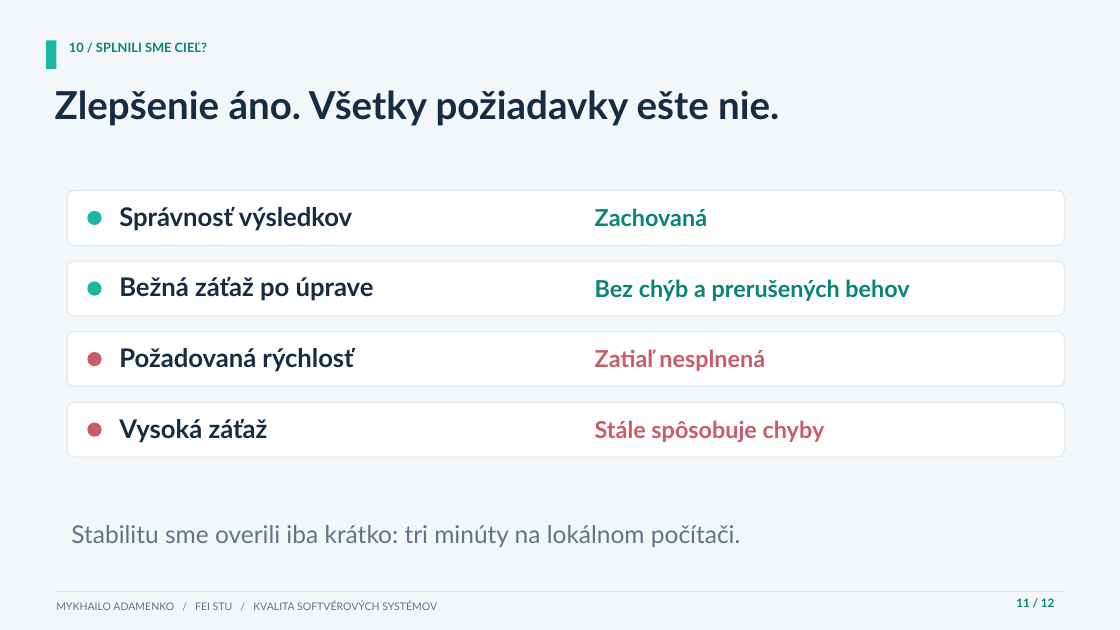
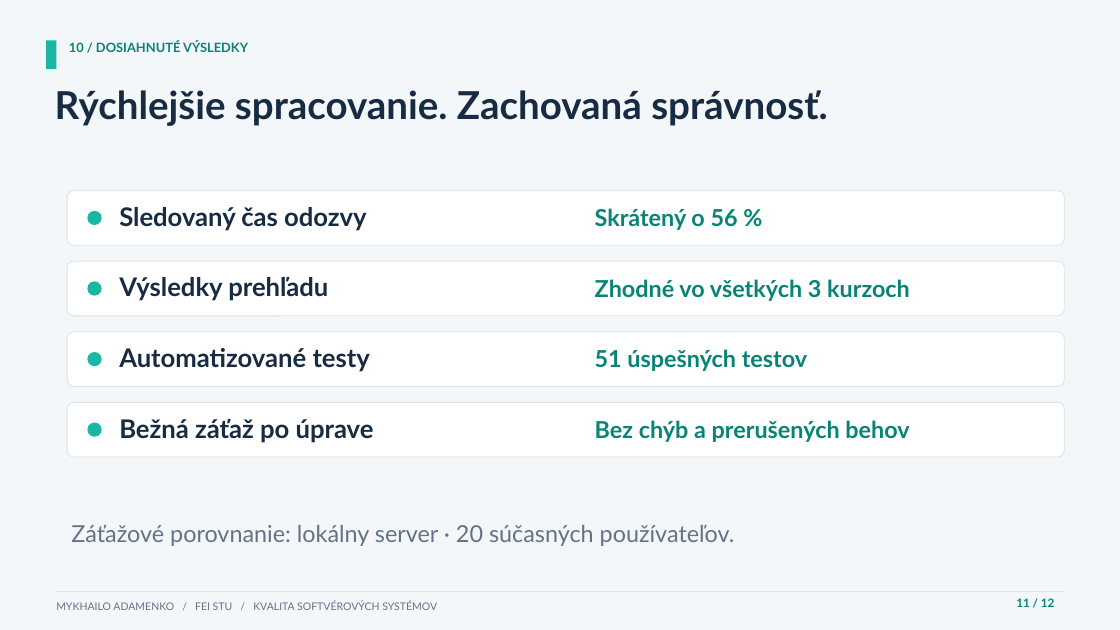
Before and after one commit to miihha1/Web-application-for-e-learning, a slide deck: slide 11 of performance-testing/documentation/KS_Tema14_Prezentacia_Mykhailo_Adamenko.pptx. Drawn at 1120x630 pixels with LibreOffice and Linux fonts; fonts in the diff are those of the drawing. Boxes give left, top, right and bottom in pixels: in the first picture for what was removed or moved away, otherwise in the second. Text is boxed around its words. In the diff, an @@ line names an element or a change of style, - is before the commit and + after.

```diff
--- a/performance-testing/documentation/KS_Tema14_Prezentacia_Mykhailo_Adamenko.pptx
+++ b/performance-testing/documentation/KS_Tema14_Prezentacia_Mykhailo_Adamenko.pptx
@@ text at [69,41,248,52]: text changed @@
-10 / SPLNILI SME CIEĽ?
+10 / DOSIAHNUTÉ VÝSLEDKY
@@ text at [55,90,827,126]: text changed @@
-Zlepšenie áno. Všetky požiadavky ešte nie.
+Rýchlejšie spracovanie. Zachovaná správnosť.
@@ text at [119,207,367,231]: text changed @@
-Správnosť výsledkov
+Sledovaný čas odozvy
@@ text at [595,208,738,230]: text changed @@
-Zachovaná
+Skrátený o 56 %
@@ text at [119,277,328,301]: text changed @@
-Bežná záťaž po úprave
+Výsledky prehľadu
@@ text at [595,279,910,301]: text changed @@
-Bez chýb a prerušených behov
+Zhodné vo všetkých 3 kurzoch
@@ ellipse at [87,352,102,366]: fill #CA5C69 to #19B7A4 @@
@@ text at [119,348,370,372]: text changed @@
-Požadovaná rýchlosť
+Automatizované testy
@@ text at [595,349,807,371]: text changed; text colour #CA5C69 to #078476 @@
-Zatiaľ nesplnená
+51 úspešných testov
@@ text at [119,419,374,443]: text changed @@
-Vysoká záťaž
+Bežná záťaž po úprave
@@ ellipse at [87,423,102,437]: fill #CA5C69 to #19B7A4 @@
@@ text at [595,420,909,442]: text changed; text colour #CA5C69 to #078476 @@
-Stále spôsobuje chyby
+Bez chýb a prerušených behov
@@ text at [71,525,735,546]: text changed; size 21 to 20 pt @@
-Stabilitu sme overili iba krátko: tri minúty na lokálnom počítači.
+Záťažové porovnanie: lokálny server · 20 súčasných používateľov.
```
Also in this commit, not shown: 1 other slide changed, 7 other files.
